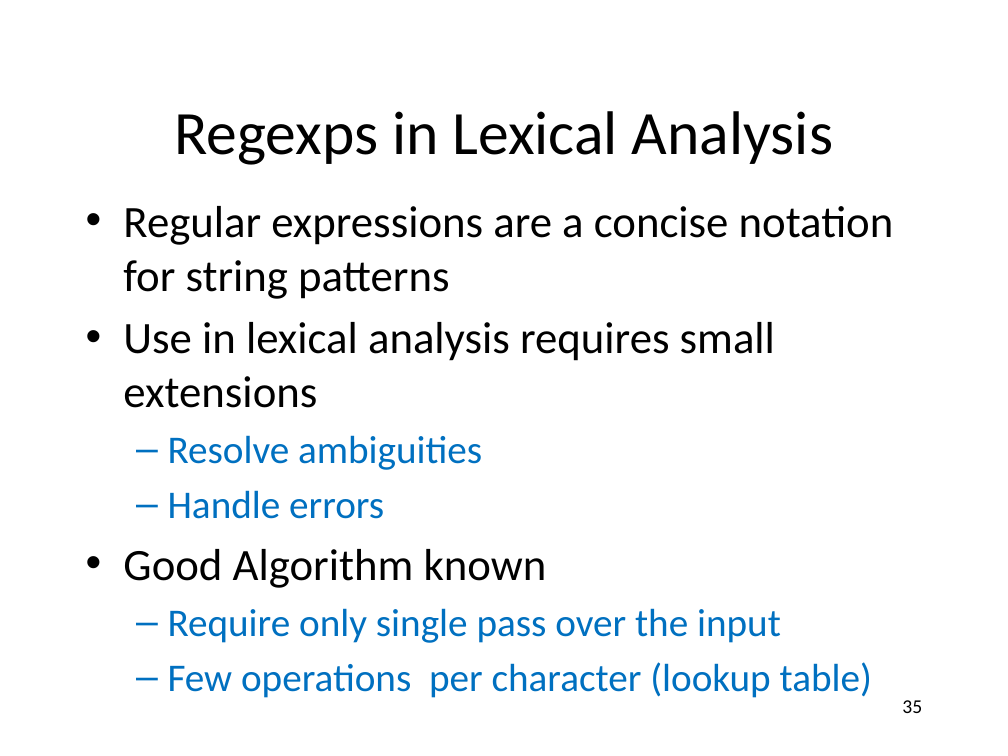
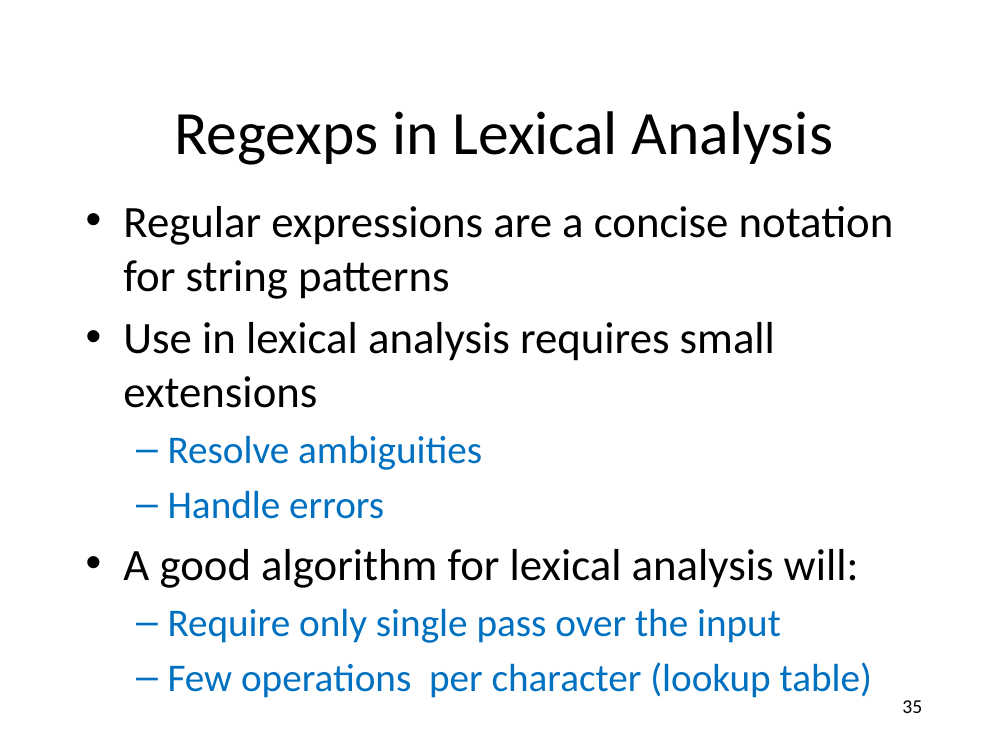
Before and after one commit to anoopsarkar/compilers-class, a slide deck: slide 35 of assets/ppt/lex/lex2-regular-expressions.pptx. Drawn at 1008x756 pixels with LibreOffice and Linux fonts; fonts in the diff are those of the drawing. Boxes give left, top, right and bottom in pixels: in the first picture for what was removed or moved away, otherwise in the second. Text is boxed around its words. In the diff, an @@ line names an element or a change of style, - is before the commit and + after.

Commit message:
lex2 slides improved

```diff
--- a/assets/ppt/lex/lex2-regular-expressions.pptx
+++ b/assets/ppt/lex/lex2-regular-expressions.pptx
@@ text at [123,549,859,588]: text changed @@
-• Good Algorithm known
+• A good algorithm for lexical analysis will:
```
Also in this commit, not shown: 4 other slides changed, 1 other file.
